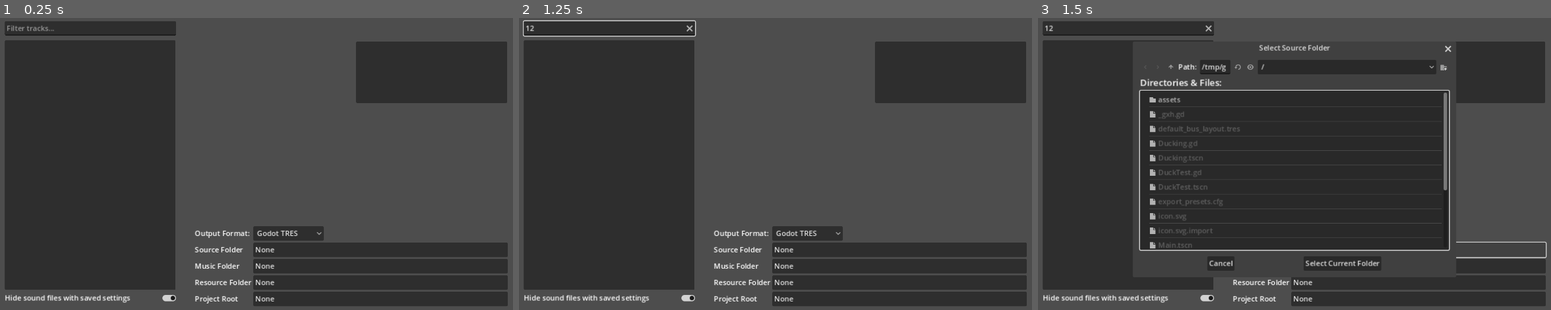
Above: before the commit, frames 1-3 (left to right).
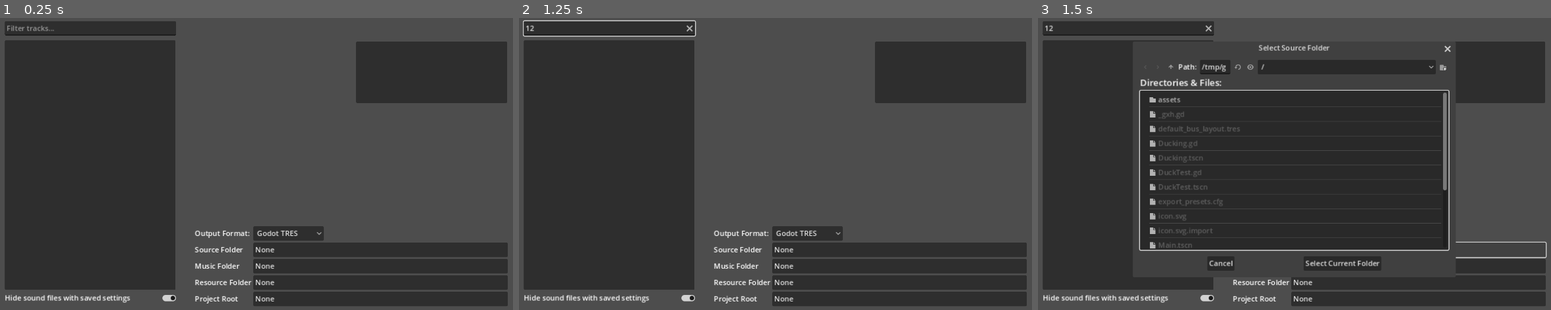
Above: after the commit, the same moments.

Repository: avanwinkle/DuckIt
Game: Godot game, scene res://Ducking.tscn
Same seed, same stepped clock (60 frames per second), same inputs: the game is played once before the commit and once after it. Sound files missing from this copy of the repository are replaced by a short silence.
Inputs (mouse positions are in pixels of both pictures, inside the frame that each line leads up to):
- Up to frame 1 (0.25 s): no input
- Up to frame 2 (1.25 s): click (611, 29) at 0.52 s; type "12" at 0.6 s
- Up to frame 3 (1.5 s): click "None" at 1.25 s

Frames 1-2 are identical in both runs. In frame 3, 0.3% of the frame differs, in the area x 42-82%, y 9-83%.

Commit message:
Smarter output formats

Diff:
--- a/app/Ducking.gd
+++ b/app/Ducking.gd
@@ -11,7 +11,7 @@
 
 var data = {}
 var is_dirty = false
-var autosave_audiostreamres = true
+var autosave = true
 var existing_files = []
 
 const max_folder_chars = 64
@@ -32,6 +32,12 @@
   SOURCE_FOLDER,
   RESOURCE_FOLDER,
   PROJECT_FOLDER
+}
+
+enum OutputFormat {
+  MPF_YAML,
+  GODOT_RESOURCE,
+  GODOT_TRES
 }
 
 func _ready():
@@ -58,11 +64,13 @@
     $Settings/sample_rate.selected = 2
     $Settings/sample_rate.item_selected.connect(self.set_sample_rate)
 
-    if autosave_audiostreamres:
+    # Godot TRES always saves individual files
+    if $Files/OutputOption.selected == OutputFormat.GODOT_TRES:
       $Files/DataFile.visible = false
       $Files/DataLabel.visible = false
       $Files/Write.visible = false
       $Files/WriteSpacer.visible = false
+    # MPF Yaml and Godot Resource save a single file
     else:
       $Files/ResourceFolder.visible = false
       $Files/ResourceLabel.visible = false
@@ -90,10 +98,10 @@
             if config_file.has_section_key("config", k):
                 config[k] = config_file.get_value("config", k)
     $HideFinished.button_pressed = config.hide_finished
-    if config.get("data_file") and not autosave_audiostreamres:
+    if config.get("data_file") and $Files/OutputOption.selected != OutputFormat.GODOT_TRES:
         self.set_data_file(config.data_file)
         self.read_data_file()
-    if config.get("resource_folder") and autosave_audiostreamres:
+    if config.get("resource_folder") and $Files/OutputOption.selected == OutputFormat.GODOT_TRES:
         self.set_resource_folder(config.resource_folder)
     if config.get("project_folder"):
         self.set_project_folder(config.project_folder)
@@ -154,36 +162,12 @@
 func save_sound():
     var idx = $SoundList.get_selected_items()[0]
     var filename = $SoundList.get_item_text(idx)
-    var path = $SoundList.get_item_metadata(idx)
     data[filename] = self.generate_sound_config()
     is_dirty = true
     $Files/Write.disabled = false
 
-    if autosave_audiostreamres:
-      is_dirty = false
-      var target_path = path.replace(config.source_folder, config.resource_folder).replace(".wav", ".tres")
-      print("Autosaving resource for %s at target path %s" % [filename, target_path])
-
-      if not DirAccess.dir_exists_absolute(target_path.get_base_dir()):
-        DirAccess.make_dir_recursive_absolute(target_path.get_base_dir())
-      var file = FileAccess.open(target_path, FileAccess.WRITE)
-      var ts = Time.get_datetime_dict_from_system()
-
-      for line in [
-          #"# Auto-generated resource from Duck It! %s:%s:%s %s/%s/%s" % [ts.hour, ts.minute, ts.second, ts.month, ts.day, ts.year],
-          '[gd_resource type="Resource" load_steps=3 format=2]\n',
-          '[ext_resource path="res://resources/AudioStreamCallout.gd" type="Script" id=1]',
-          '[ext_resource path="%s" type="AudioStream" id=2]\n' % path.replace(config.project_folder, "res:/"),
-          '[resource]',
-          'script = ExtResource( 1 )',
-          'sound_file = ExtResource( 2 )',
-          'track = "%s"' % data[filename].track,
-          'gain = %s' % data[filename].volume
-      ]:
-          file.store_line(line)
-      for k in data[filename].ducking.keys():
-        file.store_line('%s = %s' % [k, data[filename].ducking[k]])
-      file.store_line("\n")
+    if autosave:
+      write_data_file()
 
     if config.hide_finished:
       $SoundList.remove_item(idx)
@@ -318,9 +302,9 @@
         parse_directory("%s/%s" % [path, file_name], target, accum)
       else:
         if file_name.get_extension() in ["wav", "ogg", "mp3"]:
-          if hide_existing and not autosave_audiostreamres and data.has(file_name):
+          if hide_existing and not autosave and data.has(file_name):
             pass
-          elif hide_existing and autosave_audiostreamres and file_name in existing_files:
+          elif hide_existing and autosave and file_name in existing_files:
             pass
           else:
             if target == $SoundList and $Filter.text != "" and not file_name.contains($Filter.text):
@@ -351,6 +335,19 @@
         data[p] = data_file.SoundSettings.get(p)
 
 func write_data_file():
+  var output_format = $Files/OutputOption.selected
+  if output_format == OutputFormat.MPF_YAML:
+    push_warning("MPF Yaml output not yet supported.")
+  elif output_format == OutputFormat.GODOT_RESOURCE:
+    _write_godot_resource_file()
+  elif output_format == OutputFormat.GODOT_TRES:
+    _write_godot_tres()
+  else:
+    push_error("Unknown output format selection %d" % output_format)
+    return
+  is_dirty = false
+
+func _write_godot_resource_file():
     var file = FileAccess.open(config.data_file, FileAccess.WRITE)
     var ts = Time.get_datetime_dict_from_system()
     for line in [
@@ -362,8 +359,37 @@
     for k in data.keys():
       file.store_line('  "%s": %s,' % [k, data[k]])
     file.store_line("}\n")
-    is_dirty = false
     $Files/Write.disabled = true
+
+func _write_godot_tres():
+  var idx = $SoundList.get_selected_items()[0]
+  var filename = $SoundList.get_item_text(idx)
+  data[filename] = self.generate_sound_config()
+
+  var path = $SoundList.get_item_metadata(idx)
+  var target_path = path.replace(config.source_folder, config.resource_folder).replace(".wav", ".tres")
+  print("Autosaving resource for %s at target path %s" % [filename, target_path])
+
+  if not DirAccess.dir_exists_absolute(target_path.get_base_dir()):
+    DirAccess.make_dir_recursive_absolute(target_path.get_base_dir())
+  var file = FileAccess.open(target_path, FileAccess.WRITE)
+
+  for line in [
+      #"# Auto-generated resource from Duck It! %s:%s:%s %s/%s/%s" % [ts.hour, ts.minute, ts.second, ts.month, ts.day, ts.year],
+      '[gd_resource type="Resource" load_steps=3 format=2]\n',
+      '[ext_resource path="res://resources/AudioStreamCallout.gd" type="Script" id=1]',
+      '[ext_resource path="%s" type="AudioStream" id=2]\n' % path.replace(config.project_folder, "res:/"),
+      '[resource]',
+      'script = ExtResource( 1 )',
+      'sound_file = ExtResource( 2 )',
+      'track = "%s"' % data[filename].track,
+      'gain = %s' % data[filename].volume
+  ]:
+      file.store_line(line)
+  for k in data[filename].ducking.keys():
+    file.store_line('%s = %s' % [k, data[filename].ducking[k]])
+  file.store_line("\n")
+
 
 func _notification(what):
     if what == NOTIFICATION_WM_CLOSE_REQUEST:
